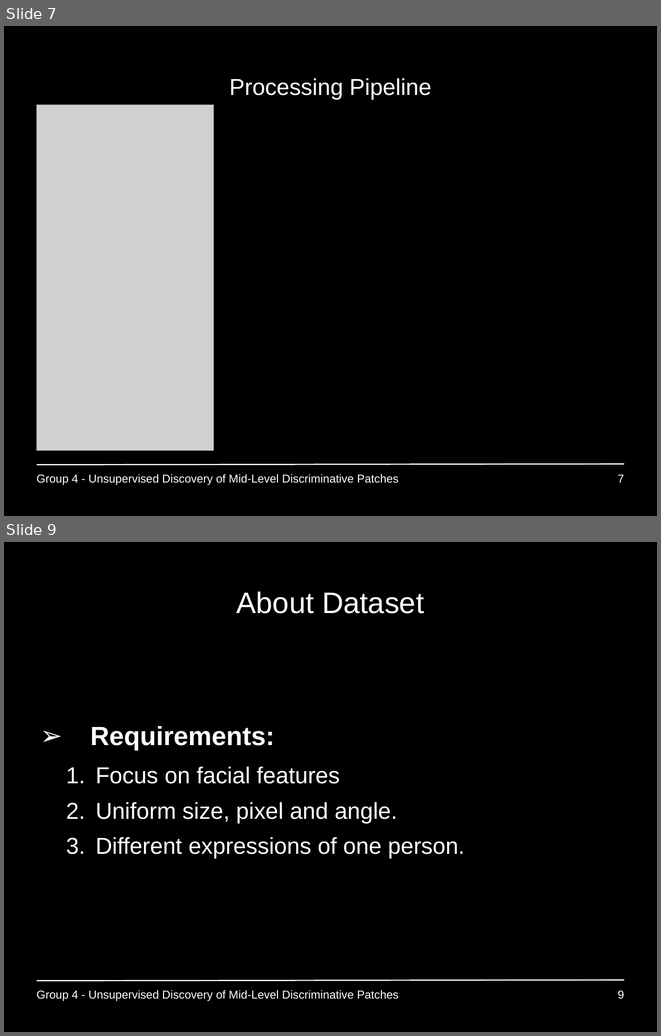
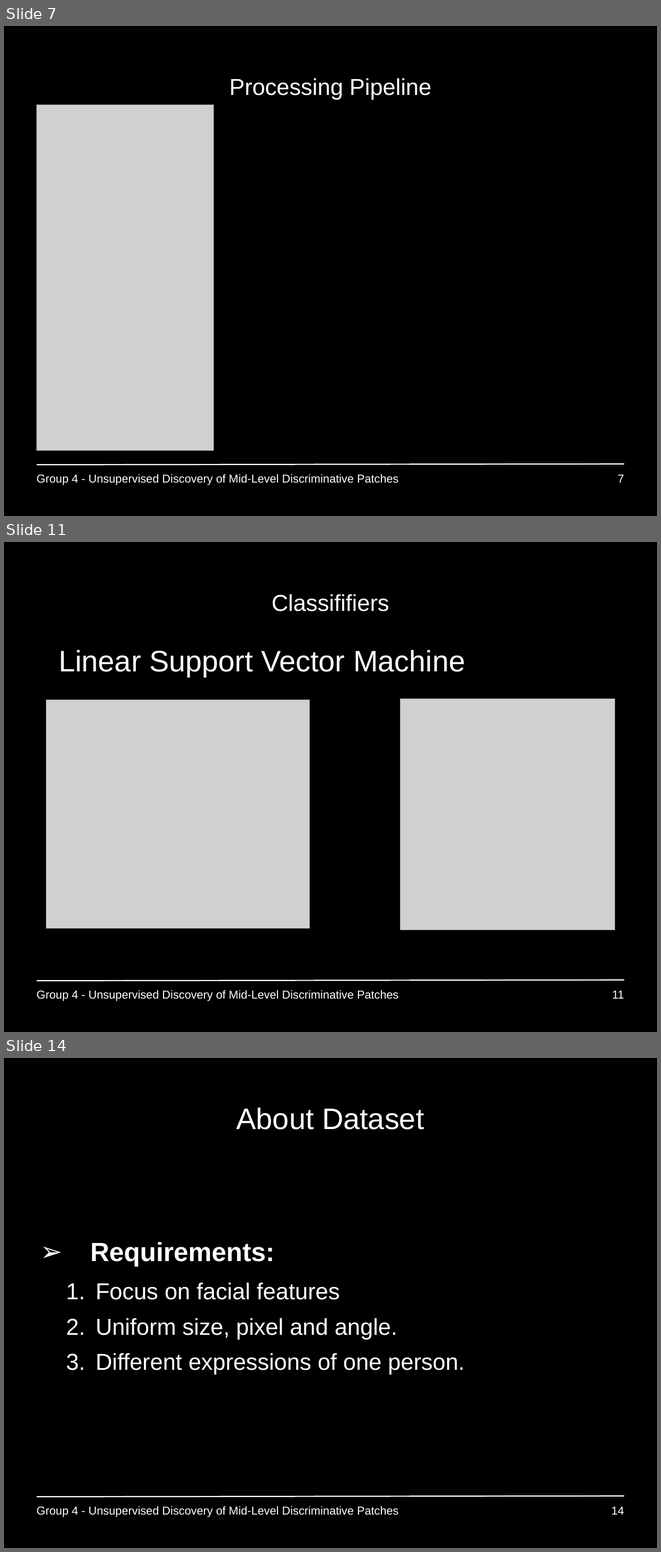
Before and after one commit to GiannisPapadopoulos/DiscriminativePatches, a slide deck: presentations/period3/MAI_Project1_Group4.ppt. Shown one above the other, each under a label of ours: slides 7 and 9 before the commit, slides 7, 11 and 14 after it; the slides between them are not shown. The pictures are 661x1036 and 661x1552 pixels, drawn with LibreOffice and Linux fonts; fonts in the diff are those of the drawing; grey boxes stand for pictures; background and template pictures are left out. Boxes give left, top, right and bottom in pixels: in the first picture for what was removed or moved away, otherwise in the second. Text is boxed around its words. In the diff, an @@ line names an element or a change of style, - is before the commit and + after.

```diff
--- a/presentations/period3/MAI_Project1_Group4.ppt
+++ b/presentations/period3/MAI_Project1_Group4.ppt
@@ slide 11 added at (x1=4, y1=542, x2=657, y2=1032), background #000000; not listed: 1 template element that a slide beside it also shows @@
@@ title added at (x1=272, y1=594, x2=389, y2=611), 28 pt, text #FFFFFF @@
+Classififiers
@@ text added at (x1=59, y1=650, x2=465, y2=677), 36 pt, text #FFFFFF @@
+• Linear Support Vector Machine
@@ picture added at (x1=46, y1=699, x2=310, y2=928) @@
@@ picture added at (x1=400, y1=698, x2=615, y2=929) @@
@@ text added at (x1=36, y1=990, x2=399, y2=1000), 14 pt, text #FFFFFF @@
+Group 4 - Unsupervised Discovery of Mid-Level Discriminative Patches
@@ page number added at (x1=612, y1=990, x2=624, y2=998), 14 pt, text #FFFFFF @@
+11
@@ what was slide 9 is now slide 14 @@
@@ page number at (x1=611, y1=1506, x2=624, y2=1514): text changed @@
-9
+14
```
Also in this commit, not shown: 1 slide changed, 4 other slides added.
